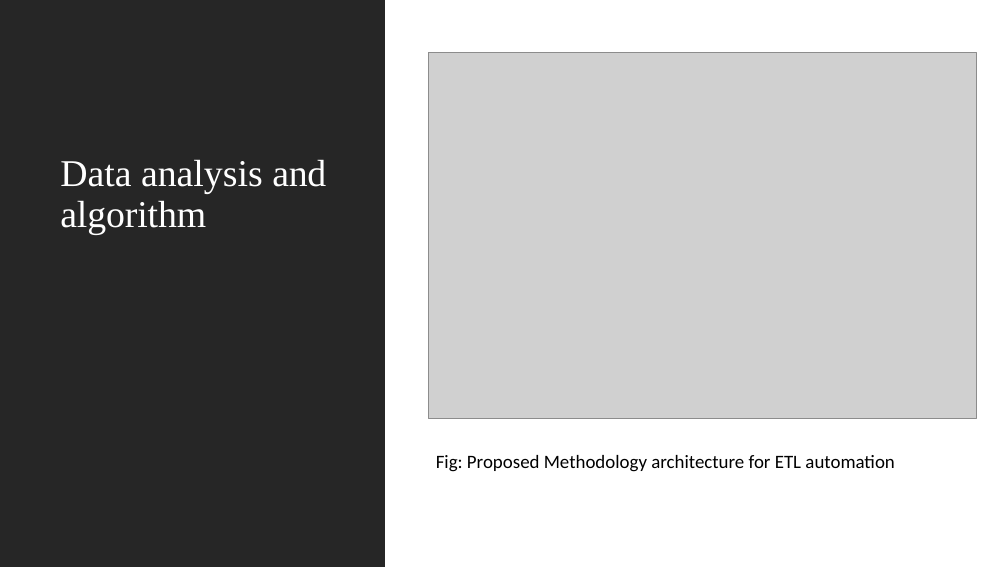
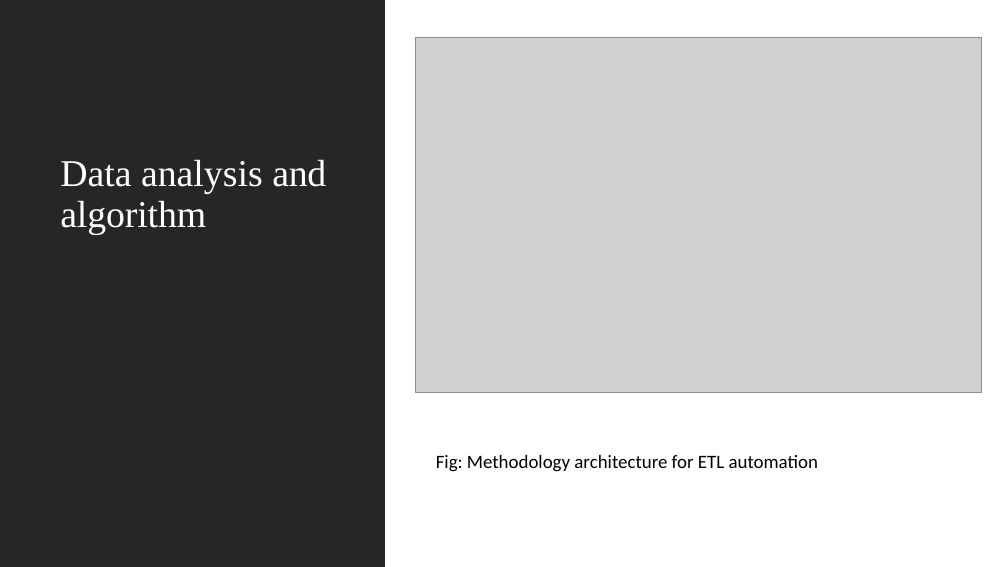
Before and after one commit to MeePks/ETL-AI-Schema-Detection, a slide deck: slide 11 of Documentation/ETLautomationPresentation.pptx (slide 8 before the commit). Drawn at 1008x567 pixels with LibreOffice and Linux fonts; fonts in the diff are those of the drawing; grey boxes stand for pictures. Boxes give left, top, right and bottom in pixels: in the first picture for what was removed or moved away, otherwise in the second. Text is boxed around its words. In the diff, an @@ line names an element or a change of style, - is before the commit and + after.

Commit message:
Update ETL automation presentation

```diff
--- a/Documentation/ETLautomationPresentation.pptx
+++ b/Documentation/ETLautomationPresentation.pptx
@@ picture: place and size @@
-picture at [429, 52, 977, 418]
+picture at [416, 38, 982, 393]
@@ text at [436, 455, 818, 472]: text changed @@
-Fig: Proposed Methodology architecture for ETL automation
+Fig: Methodology architecture for ETL automation
```
Also in this commit, not shown: 2 other slides changed, 4 slides added, 2 slides removed, 2 other files.
